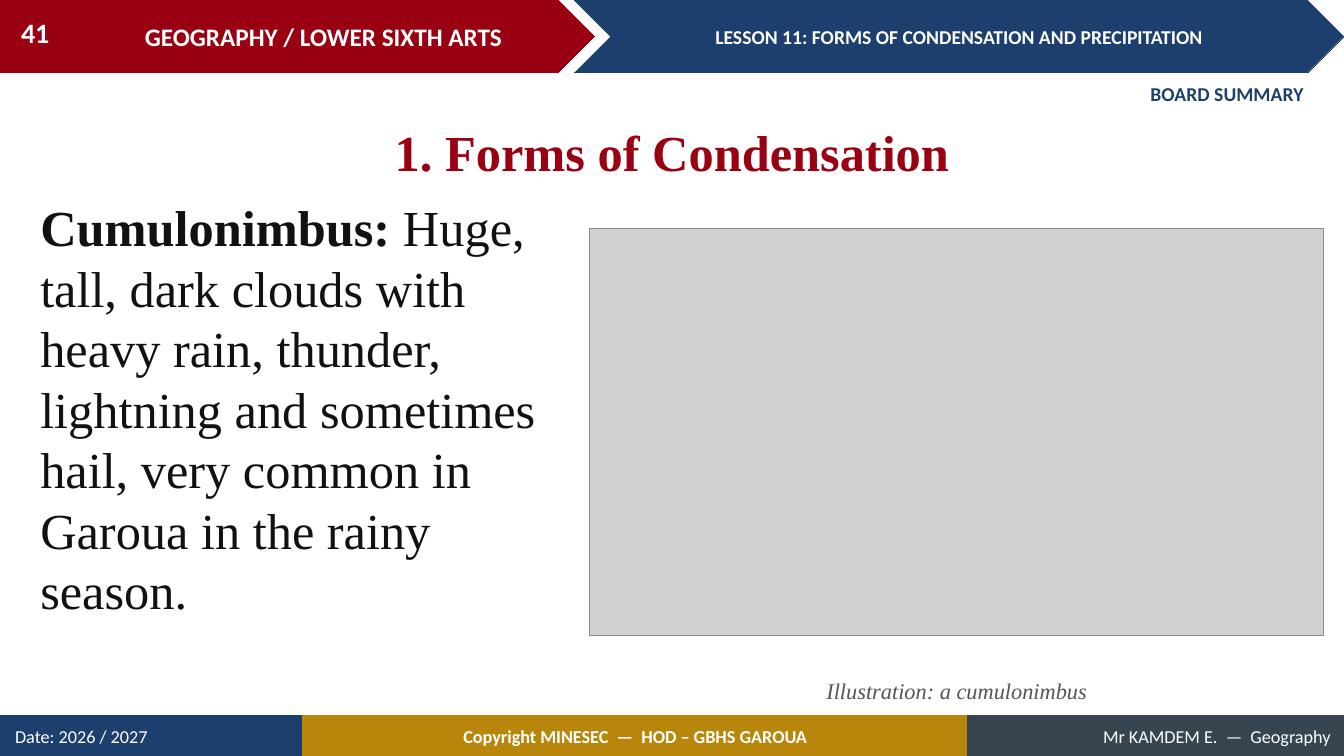
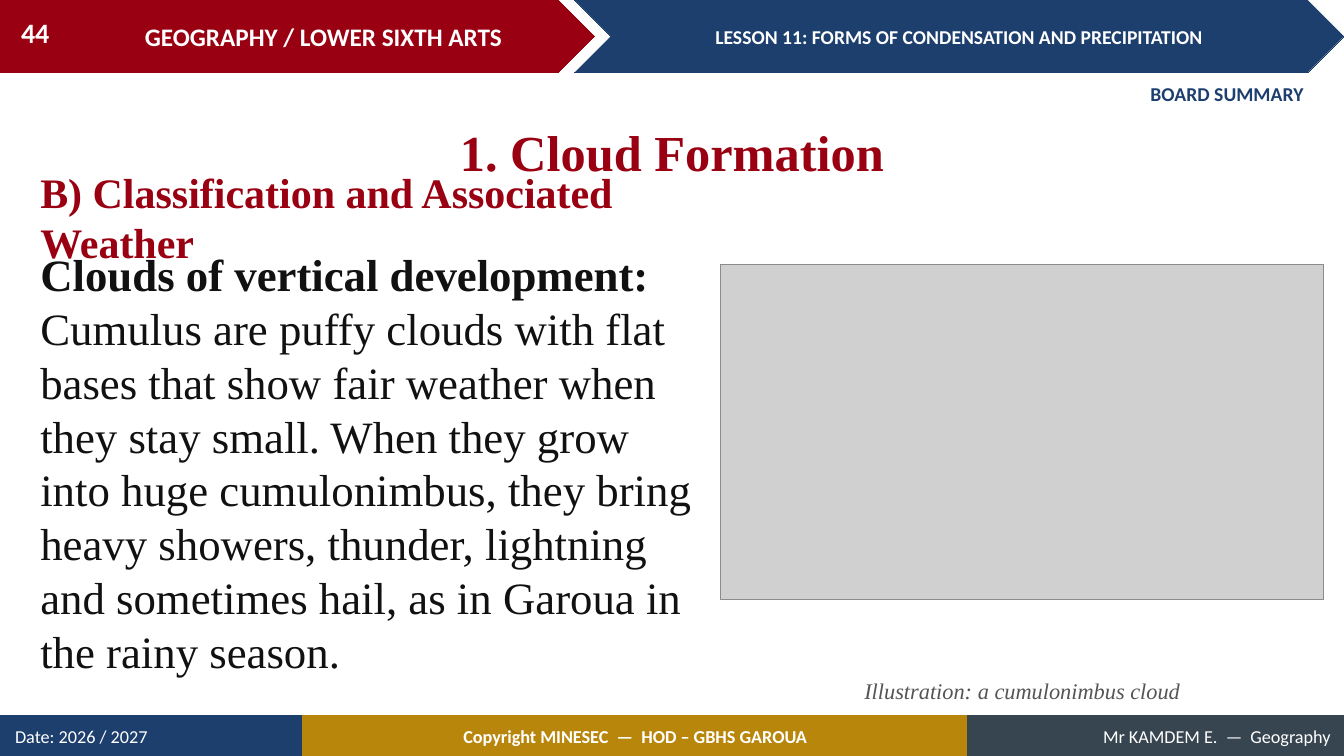
Before and after one commit to Berthautk/linea-github, a slide deck: slide 44 of lecons/LSA/Meteorology/11_LSA_MET_L11_Forms_of_Condensation_and_Precipitation.pptx (slide 41 before the commit). Drawn at 1344x756 pixels with LibreOffice and Linux fonts; fonts in the diff are those of the drawing; grey boxes stand for pictures. Boxes give left, top, right and bottom in pixels: in the first picture for what was removed or moved away, otherwise in the second. Text is boxed around its words. In the diff, an @@ line names an element or a change of style, - is before the commit and + after.

```diff
--- a/lecons/LSA/Meteorology/11_LSA_MET_L11_Forms_of_Condensation_and_Precipitation.pptx
+++ b/lecons/LSA/Meteorology/11_LSA_MET_L11_Forms_of_Condensation_and_Precipitation.pptx
@@ page number at box(21, 24, 49, 43): text changed @@
-41
+44
@@ text at box(460, 136, 883, 181): text changed @@
-1. Forms of Condensation
+1. Cloud Formation
@@ text added at box(40, 178, 612, 266), 30 pt, text #990011, bold @@
+B) Classification and Associated Weather
@@ text at box(40, 257, 691, 677): text changed; size 36 to 32 pt @@
-Cumulonimbus: Huge, tall, dark clouds with heavy rain, thunder, lightning and sometimes hail, very common in Garoua in the rainy season.
+Clouds of vertical development: Cumulus are puffy clouds with flat bases that show fair weather when they stay small. When they grow into huge cumulonimbus, they bring heavy showers, thunder, lightning and sometimes hail, as in Garoua in the rainy season.
@@ picture: place and size @@
-picture at box(590, 228, 1324, 635)
+picture at box(721, 264, 1324, 599)
@@ text at box(864, 683, 1180, 700): text changed @@
-Illustration: a cumulonimbus
+Illustration: a cumulonimbus cloud
```
Also in this commit, not shown: 6 other slides changed, 14 slides added, 6 slides removed, 21 other files.
